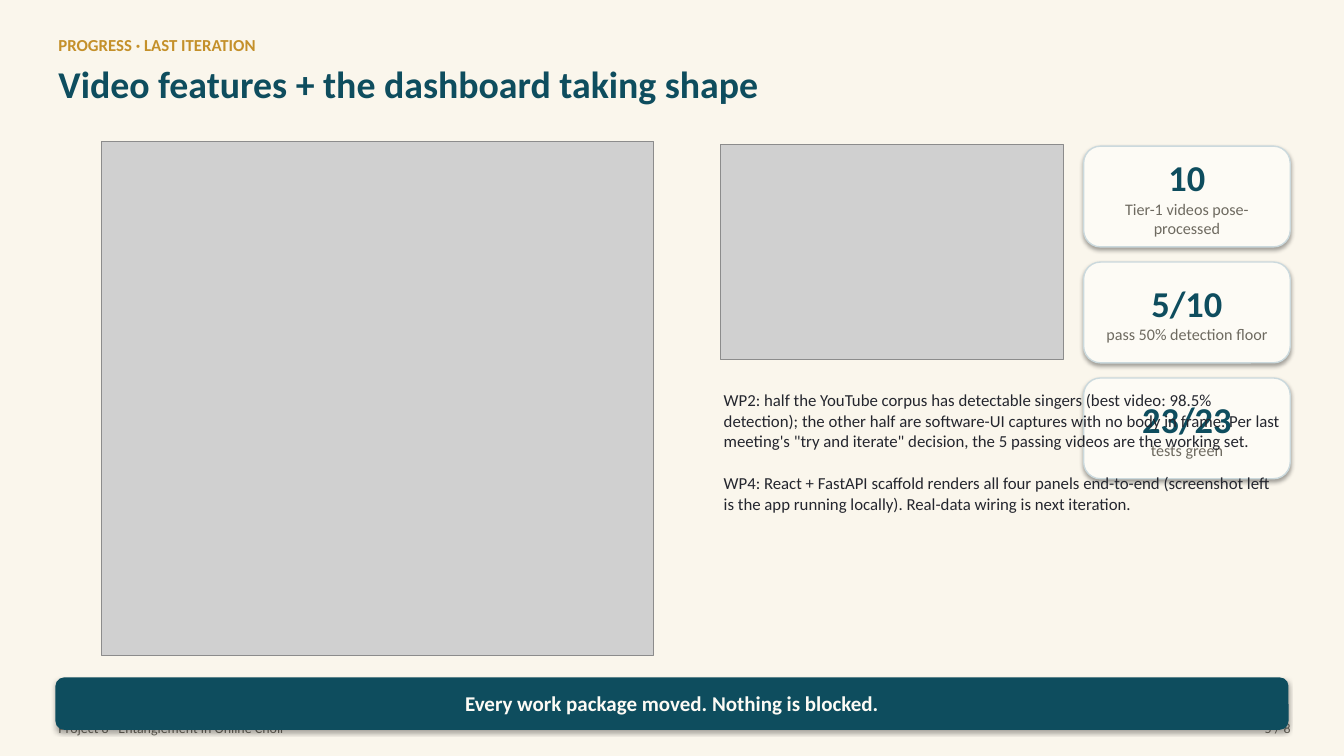
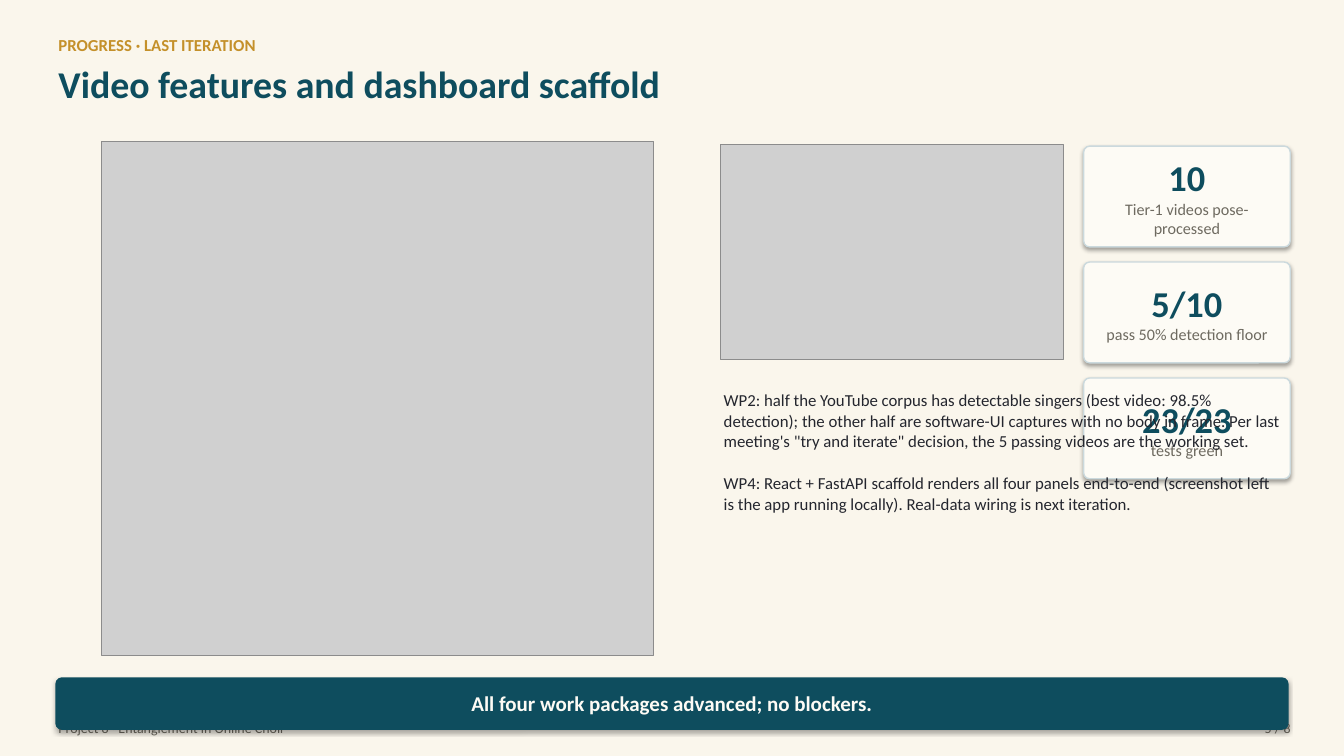
Before and after one commit to Zuraiz270/networked-choir-entanglement, a slide deck: slide 5 of output/jun11_status_meeting_iv.pptx. Drawn at 1344x756 pixels with LibreOffice and Linux fonts; fonts in the diff are those of the drawing; grey boxes stand for pictures. Boxes give left, top, right and bottom in pixels: in the first picture for what was removed or moved away, otherwise in the second. Text is boxed around its words. In the diff, an @@ line names an element or a change of style, - is before the commit and + after.

```diff
--- a/output/jun11_status_meeting_iv.pptx
+++ b/output/jun11_status_meeting_iv.pptx
@@ text at [58, 71, 660, 99]: text changed @@
-Video features + the dashboard taking shape
+Video features and dashboard scaffold
@@ proportions changed in 4 elements at [1084, 146, 1291, 247], [1084, 262, 1291, 363], [1084, 378, 1291, 479], [55, 678, 1289, 730] @@
@@ text in rounded rectangle at [471, 696, 872, 715]: text changed @@
-Every work package moved. Nothing is blocked.
+All four work packages advanced; no blockers.
```
Also in this commit, not shown: 6 other slides changed, 3 other files.
